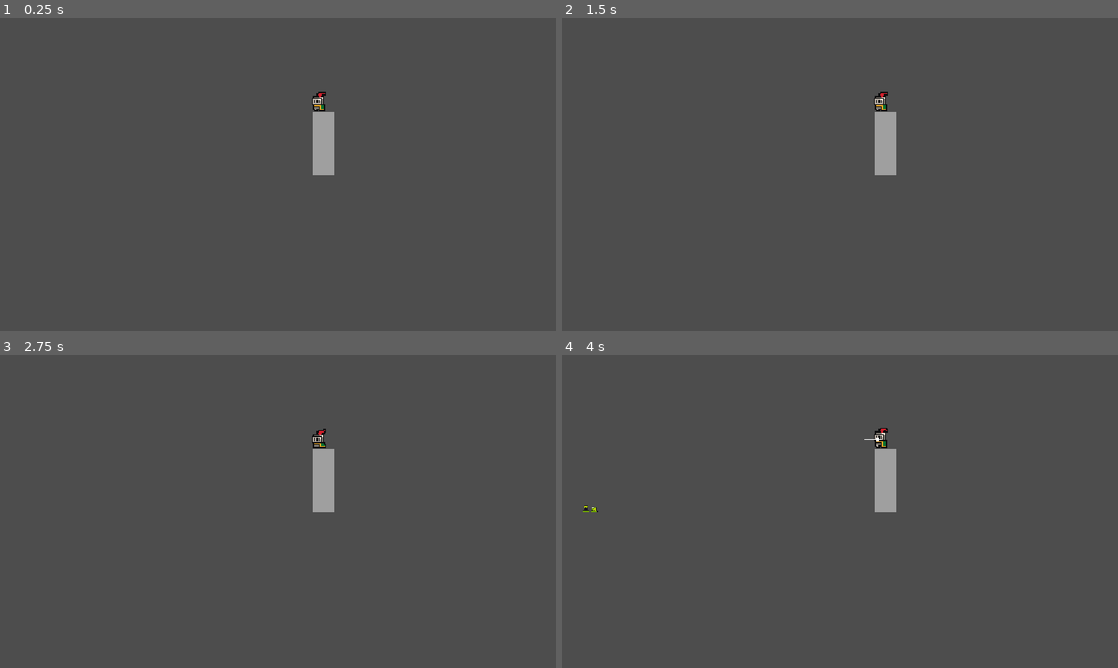
Above: before the commit, frames 1-4 (two rows, left to right).
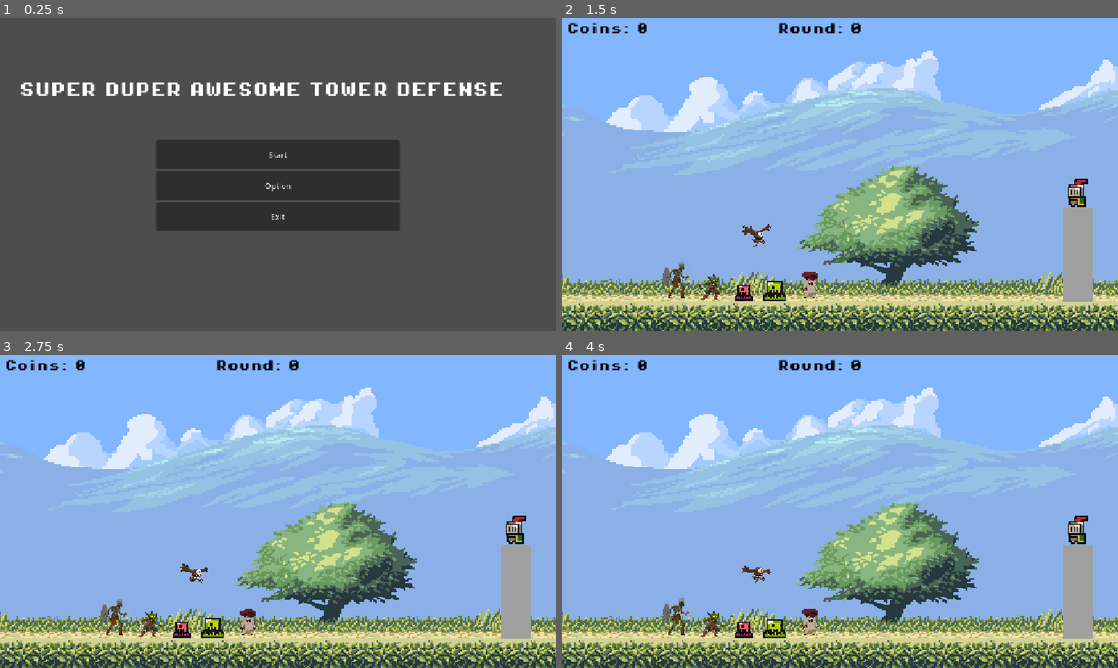
Above: after the commit, the same moments.

Repository: Eugenelv14/tower_defense_v2
Game: Godot game, scene res://scenes/main_menu.tscn
The game is run twice, just before and just after one commit, with the same random seed, the same clock (stepped at 60 frames per second) and the same inputs. Before the commit the project starts from res://test/test_scene.tscn.
Inputs (mouse positions are in pixels of both pictures, inside the frame that each line leads up to):
- Up to frame 1 (0.25 s): no input
- Up to frame 2 (1.5 s): click (840, 187) at 0.5 s, where only the run after the commit has a clickable "Option"; click (840, 155) at 1.25 s, where only the run after the commit has a clickable "Start"
- Up to frame 3 (2.75 s): no input
- Up to frame 4 (4 s): no input

The runs differ from the first frame. In frame 1, 15% of the frame differs, in the area x 3-91%, y 20-68%; in frame 2, 99%; in frame 3, 99%; in frame 4, 99%, in the area x 0-100%, y 0-100%.

Commit message:
Add
- Main Menu
- Coin & Round Counter

Diff:
--- a/project.godot
+++ b/project.godot
@@ -11,7 +11,7 @@
 [application]
 
 config/name="tower_defense_v2"
-run/main_scene="uid://j5uero8gm1ir"
+run/main_scene="uid://cyo4hdhjq2t40"
 config/features=PackedStringArray("4.7", "Forward Plus")
 config/icon="res://icon.svg"
 
--- a/scenes/main.tscn
+++ b/scenes/main.tscn
@@ -1,5 +1,6 @@
 [gd_scene format=3 uid="uid://by3u4qwcettwc"]
 
+[ext_resource type="Script" uid="uid://c6icqstuwp13c" path="res://scripts/main.gd" id="1_eb6dy"]
 [ext_resource type="PackedScene" uid="uid://d1mk1lcc3bskx" path="res://scenes/tower.tscn" id="1_o5qli"]
 [ext_resource type="PackedScene" uid="uid://curdodwuac87h" path="res://scenes/defender.tscn" id="2_0wfyh"]
 [ext_resource type="PackedScene" uid="uid://d0x3u5nbhve25" path="res://scenes/enemies/slime_green.tscn" id="3_sugp2"]
@@ -10,8 +11,10 @@
 [ext_resource type="PackedScene" uid="uid://b2havwue4wkrh" path="res://scenes/enemies/flying_eye.tscn" id="8_choun"]
 [ext_resource type="PackedScene" uid="uid://ds76s4s4banpf" path="res://scenes/enemies/skeleton.tscn" id="9_85g3d"]
 [ext_resource type="PackedScene" uid="uid://wki357ewe4wd" path="res://scenes/enemies/mushroom.tscn" id="10_choun"]
+[ext_resource type="FontFile" uid="uid://b4virr76ol0e3" path="res://assets/fonts/PixelOperator8-Bold.ttf" id="11_ya4ey"]
 
 [node name="main" type="Node2D" unique_id=145423580]
+script = ExtResource("1_eb6dy")
 
 [node name="background_road" parent="." unique_id=2034696501 instance=ExtResource("5_tbgi4")]
 position = Vector2(-17, 37)
@@ -45,3 +48,21 @@
 
 [node name="mushroom" parent="." unique_id=790063064 instance=ExtResource("10_choun")]
 position = Vector2(-42, 145)
+
+[node name="round_counter" type="Label" parent="." unique_id=439847169]
+offset_left = -86.0
+offset_top = -209.0
+offset_right = 14.0
+offset_bottom = -186.0
+theme_override_colors/font_color = Color(0, 0, 0, 1)
+theme_override_fonts/font = ExtResource("11_ya4ey")
+theme_override_font_sizes/font_size = 16
+
+[node name="coin_counter" type="Label" parent="." unique_id=132395252]
+offset_left = -377.0
+offset_top = -209.0
+offset_right = -289.0
+offset_bottom = -186.0
+theme_override_colors/font_color = Color(0, 0, 0, 1)
+theme_override_fonts/font = ExtResource("11_ya4ey")
+theme_override_font_sizes/font_size = 16
--- /dev/null
+++ b/scenes/main_menu.tscn
@@ -0,0 +1,52 @@
+[gd_scene format=3 uid="uid://cyo4hdhjq2t40"]
+
+[ext_resource type="Script" uid="uid://c3nr31pa6id81" path="res://scripts/main_menu.gd" id="1_l6cm7"]
+[ext_resource type="FontFile" uid="uid://b4virr76ol0e3" path="res://assets/fonts/PixelOperator8-Bold.ttf" id="2_ekxnf"]
+
+[node name="main_menu" type="Node2D" unique_id=1906694974]
+script = ExtResource("1_l6cm7")
+
+[node name="Control" type="Control" parent="." unique_id=1823476807]
+layout_mode = 3
+anchors_preset = 0
+offset_right = 40.0
+offset_bottom = 40.0
+
+[node name="Label" type="Label" parent="Control" unique_id=1266976835]
+layout_mode = 0
+offset_left = 40.0
+offset_top = 134.0
+offset_right = 1044.0
+offset_bottom = 184.0
+theme_override_fonts/font = ExtResource("2_ekxnf")
+theme_override_font_sizes/font_size = 32
+text = "Super Duper Awesome Tower Defense"
+uppercase = true
+
+[node name="VBoxContainer" type="VBoxContainer" parent="Control" unique_id=79349300]
+layout_mode = 1
+anchors_preset = -1
+offset_left = 324.0
+offset_top = 167.0
+offset_right = 828.0
+offset_bottom = 527.0
+alignment = 1
+
+[node name="Start" type="Button" parent="Control/VBoxContainer" unique_id=1705037206]
+custom_minimum_size = Vector2(50, 60)
+layout_mode = 2
+text = "Start"
+
+[node name="Options" type="Button" parent="Control/VBoxContainer" unique_id=284866198]
+custom_minimum_size = Vector2(50, 60)
+layout_mode = 2
+text = "Option"
+
+[node name="Exit" type="Button" parent="Control/VBoxContainer" unique_id=30487084]
+custom_minimum_size = Vector2(50, 60)
+layout_mode = 2
+text = "Exit"
+
+[connection signal="pressed" from="Control/VBoxContainer/Start" to="." method="_on_start_pressed"]
+[connection signal="pressed" from="Control/VBoxContainer/Options" to="." method="_on_options_pressed"]
+[connection signal="pressed" from="Control/VBoxContainer/Exit" to="." method="_on_exit_pressed"]
--- /dev/null
+++ b/scripts/main.gd
@@ -0,0 +1,12 @@
+extends Node2D
+
+@onready var round_counter: Label = $round_counter
+@onready var coin_counter: Label = $coin_counter
+
+var current_coins: int = 0
+var current_round: int = 0
+
+# Called when the node enters the scene tree for the first time.
+func _ready() -> void:
+	coin_counter.text = "Coins: " + str(current_coins)
+	round_counter.text = "Round: " + str(current_round)
--- /dev/null
+++ b/scripts/main_menu.gd
@@ -0,0 +1,23 @@
+extends Node2D
+
+
+# Called when the node enters the scene tree for the first time.
+func _ready() -> void:
+	pass # Replace with function body.
+
+
+# Called every frame. 'delta' is the elapsed time since the previous frame.
+func _process(delta: float) -> void:
+	pass
+
+
+func _on_start_pressed() -> void:
+	get_tree().change_scene_to_file("res://scenes/main.tscn")
+
+
+func _on_options_pressed() -> void:
+	print("Options menu in progress!.")
+
+
+func _on_exit_pressed() -> void:
+	get_tree().quit()
Binary file added: assets/fonts/PixelOperator8-Bold.ttf
Not shown, added: assets/fonts/PixelOperator8-Bold.ttf.import
Binary file added: assets/fonts/PixelOperator8.ttf
Not shown, added: assets/fonts/PixelOperator8.ttf.import
Not shown, added: scripts/main.gd.uid
Not shown, added: scripts/main_menu.gd.uid
